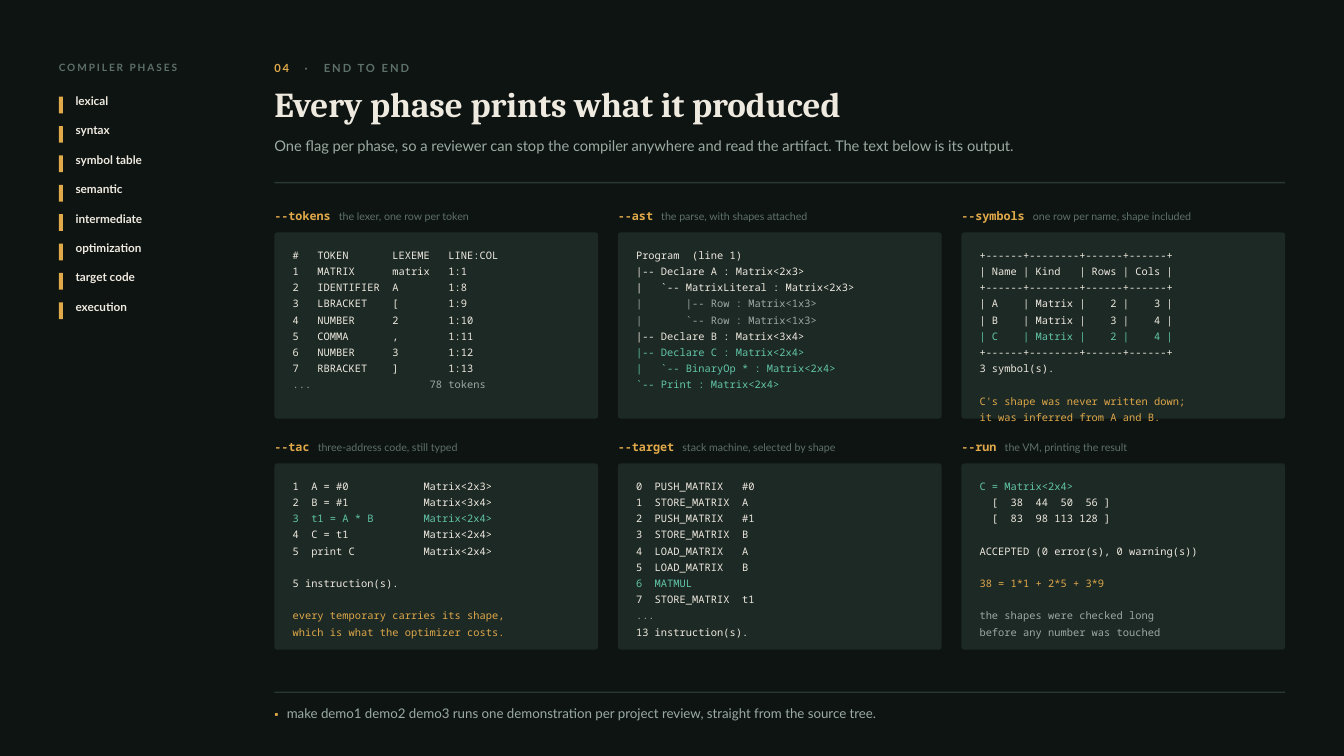
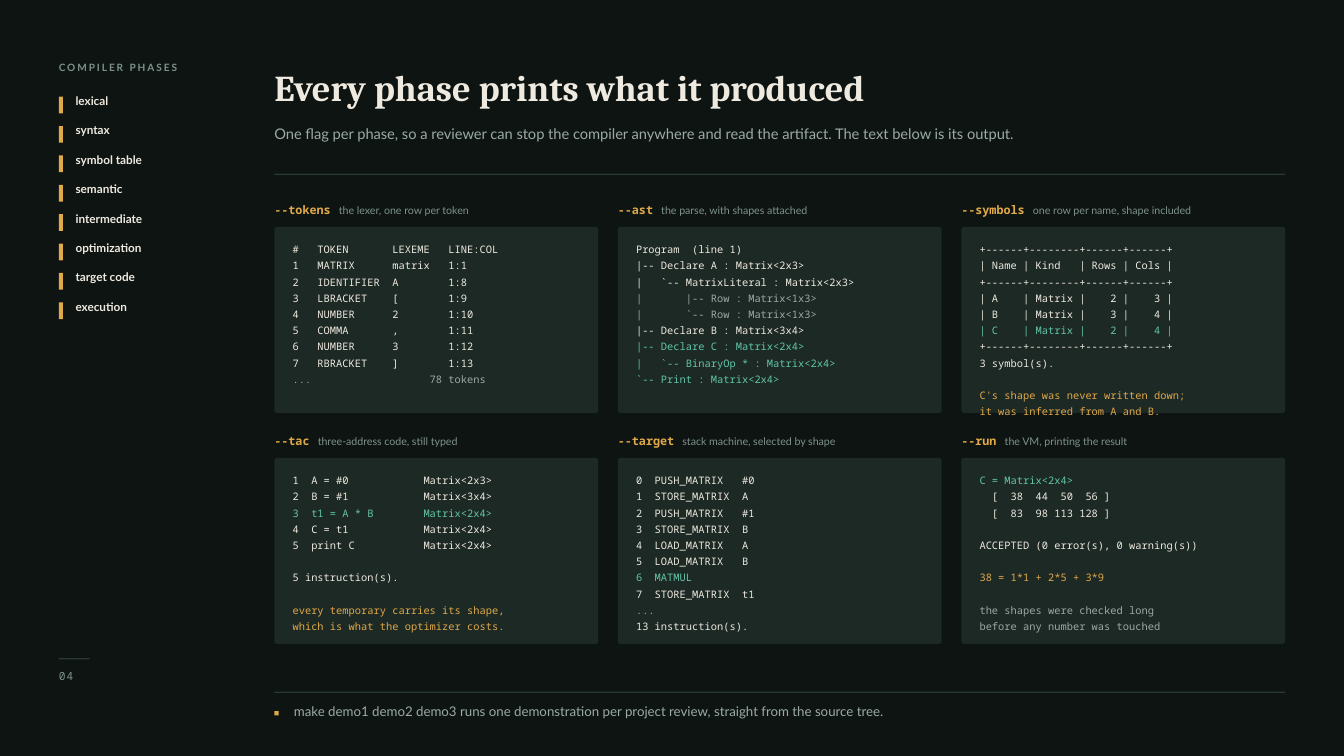
Before and after one commit to aswanth-07/matrixlang, a slide deck: slide 4 of docs/submission/MatrixLang-Deck.pptx. Drawn at 1344x756 pixels with LibreOffice and Linux fonts; fonts in the diff are those of the drawing. Boxes give left, top, right and bottom in pixels: in the first picture for what was removed or moved away, otherwise in the second. Text is boxed around its words. In the diff, an @@ line names an element or a change of style, - is before the commit and + after.

```diff
--- a/docs/submission/MatrixLang-Deck.pptx
+++ b/docs/submission/MatrixLang-Deck.pptx
@@ text "COMPILER PHASES" at (59, 63, 178, 71): text colour #5E706A to #7D928B @@
@@ text "Every phase prints what it ...": place and size @@
-text "Every phase prints what it ..." at (274, 92, 840, 125)
+text "Every phase prints what it ..." at (274, 75, 865, 109)
@@ text "Every phase prints what it ..." at (274, 75, 865, 109): size 25 to 26 pt; line spacing 29pt to 30pt @@
@@ text removed at (274, 64, 410, 72) @@
-04 · END TO END
@@ text "One flag per phase, so ...": place and size @@
-text "One flag per phase, so ..." at (274, 140, 1014, 154)
+text "One flag per phase, so ..." at (274, 128, 1014, 142)
@@ rectangle: place and size @@
-rectangle at (274, 182, 1286, 184)
+rectangle at (274, 173, 1286, 174)
@@ text "--tokens the lexer, one row ..." at (274, 205, 468, 216): text colour #5E706A to #7D928B in "the lexer, one row per token" @@
@@ text "--ast the parse, with shapes ..." at (618, 206, 807, 216): text colour #5E706A to #7D928B in "the parse, with shapes attached" @@
@@ text "--symbols one row per name, ..." at (961, 205, 1191, 217): text colour #5E706A to #7D928B in "one row per name, shape included" @@
@@ 6 texts, 6 rounded rectangles: place and size @@
-6 texts, 6 rounded rectangles at (274, 233, 1286, 650)
+6 texts, 6 rounded rectangles at (274, 227, 1286, 644)
@@ text "--tac three-address code, still typed" at (274, 437, 458, 447): text colour #5E706A to #7D928B in "three-address code, still typed" @@
@@ text "--target stack machine, selected by ..." at (618, 437, 835, 448): text colour #5E706A to #7D928B in "stack machine, selected by shape" @@
@@ text "--run the VM, printing the ..." at (961, 437, 1127, 447): text colour #5E706A to #7D928B in "the VM, printing the result" @@
@@ rectangle added at (58, 658, 90, 659), fill #2A3833 @@
@@ text added at (59, 672, 74, 680), 8 pt, text #7D928B @@
+04
@@ rectangle added at (274, 712, 278, 716), fill #E0A94A @@
@@ text at (294, 706, 883, 719): text changed @@
-▪ make demo1 demo2 demo3 runs one demonstration per project review, straight from the source tree.
+make demo1 demo2 demo3 runs one demonstration per project review, straight from the source tree.
```
Also in this commit, not shown: 7 other slides changed, 6 other files.
